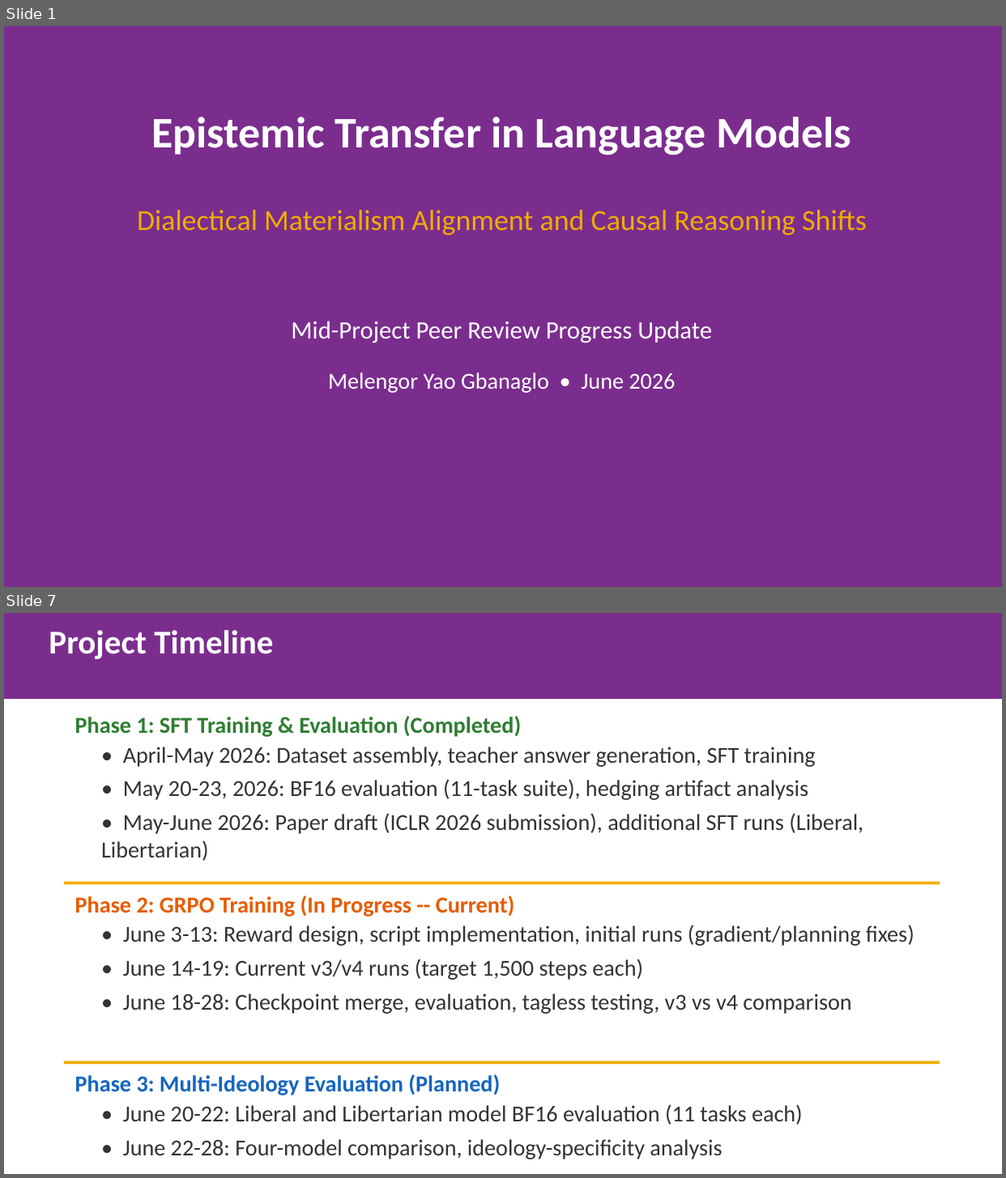
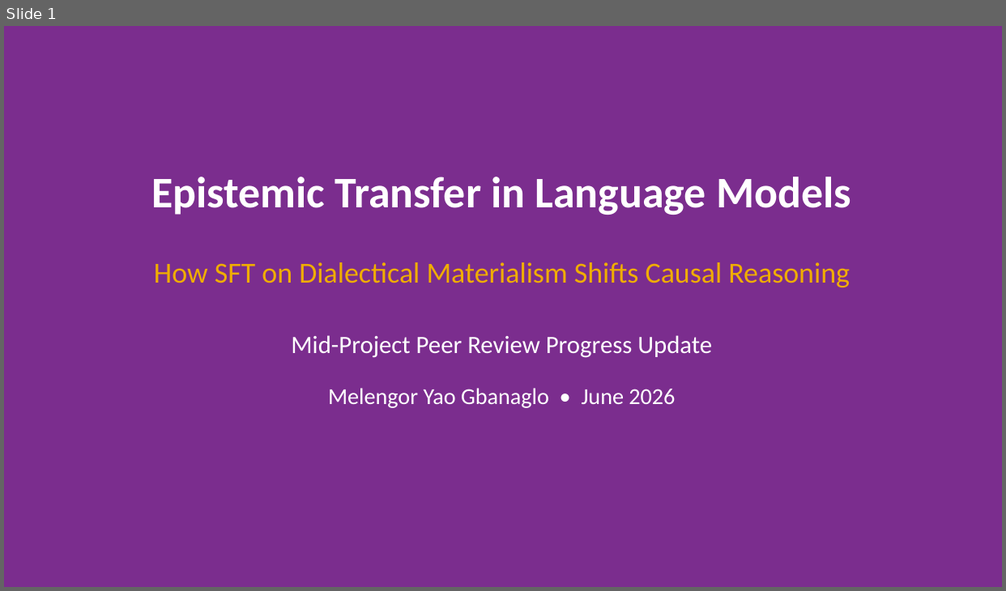
Before and after one commit to gbangban/ai-ideology-study, a slide deck: docs/proposals/peer_review_progress_slides.pptx. Shown one above the other, each under a label of ours: slides 1 and 7 before the commit, slide 1 after it; the slides between them are not shown. The pictures are 1006x1178 and 1006x591 pixels, drawn with LibreOffice and Linux fonts; fonts in the diff are those of the drawing. Boxes give left, top, right and bottom in pixels: in the first picture for what was removed or moved away, otherwise in the second. Text is boxed around its words. In the diff, an @@ line names an element or a change of style, - is before the commit and + after.

Commit message:
style: refine slide generator and update paper narrative
Update `generate_peer_review_slides.py` with a structured story arc,
style guide, and new background fill utilities for visual consistency.
Refine LaTeX narrative to remove hedging language and clarify the
distinction between formal and applied causal reasoning results.
Add research reference PDFs to `.gitignore` to exclude large files.

```diff
--- a/docs/proposals/peer_review_progress_slides.pptx
+++ b/docs/proposals/peer_review_progress_slides.pptx
@@ slide 7 removed at (4,613,1002,1174), background #FFFFFF @@
@@ rectangle removed at (4,613,1002,699) @@
-Project Timeline
@@ text removed at (75,716,521,737) @@
-Phase 1: SFT Training & Evaluation (Completed)
@@ text removed at (101,747,863,861) @@
-• April-May 2026: Dataset assembly, teacher answer generation, SFT training
-• May 20-23, 2026: BF16 evaluation (11-task suite), hedging artifact analysis
-• May-June 2026: Paper draft (ICLR 2026 submission), additional SFT runs (Liberal, Libertarian)
@@ rectangle removed at (64,882,940,884) @@
@@ text removed at (75,896,514,917) @@
-Phase 2: GRPO Training (In Progress -- Current)
@@ text removed at (123,925,914,1014) @@
-• June 3-13: Reward design, script implementation, initial runs (gradient/planning fixes)
-• June 14-19: Current v3/v4 runs (target 1,500 steps each)
-• June 18-28: Checkpoint merge, evaluation, tagless testing, v3 vs v4 comparison
@@ rectangle removed at (64,1062,940,1064) @@
@@ text removed at (75,1075,500,1096) @@
-Phase 3: Multi-Ideology Evaluation (Planned)
@@ text removed at (123,1105,803,1160) @@
-• June 20-22: Liberal and Libertarian model BF16 evaluation (11 tasks each)
-• June 22-28: Four-model comparison, ideology-specificity analysis
@@ slide 1 changed as well @@
@@ text "Epistemic Transfer in Language Models": place and size @@
-text "Epistemic Transfer in Language Models" at (151,117,851,155)
+text "Epistemic Transfer in Language Models" at (151,177,851,215)
@@ text at (154,263,850,288): text changed @@
-Dialectical Materialism Alignment and Causal Reasoning Shifts
+How SFT on Dialectical Materialism Shifts Causal Reasoning
@@ text "Mid-Project Peer Review Progress Update": place and size @@
-text "Mid-Project Peer Review Progress Update" at (291,321,712,344)
+text "Mid-Project Peer Review Progress Update" at (291,335,712,358)
@@ text "Melengor Yao Gbanaglo • June ...": place and size @@
-text "Melengor Yao Gbanaglo • June ..." at (328,373,675,393)
+text "Melengor Yao Gbanaglo • June ..." at (328,388,675,408)
```
Also in this commit, not shown: 1 other slide changed, 7 slides added, 7 other slides removed, 9 other files.
